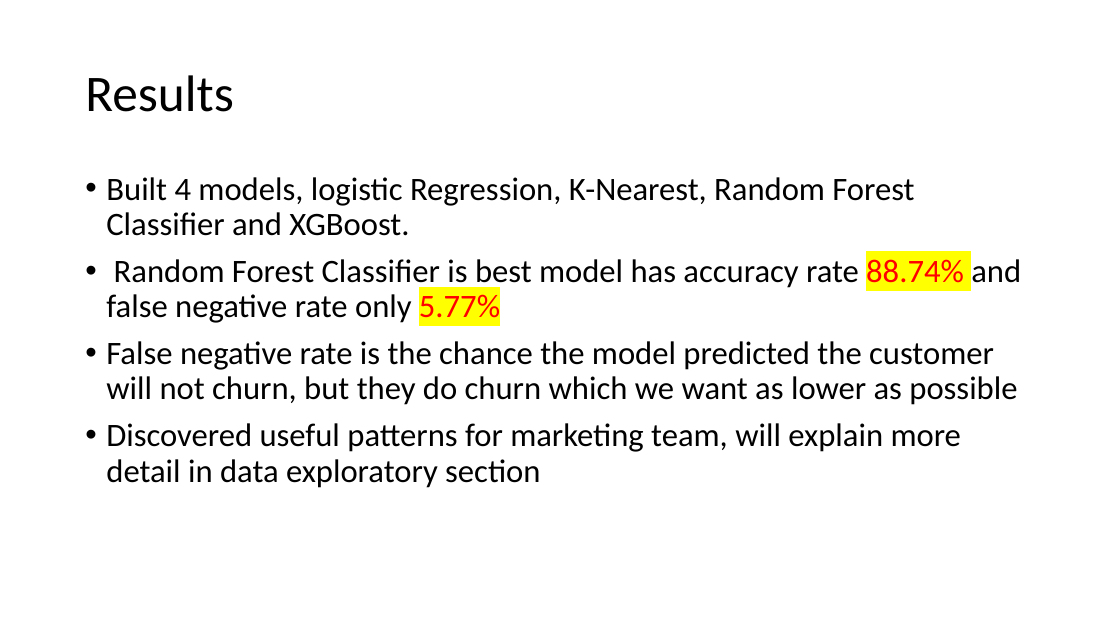
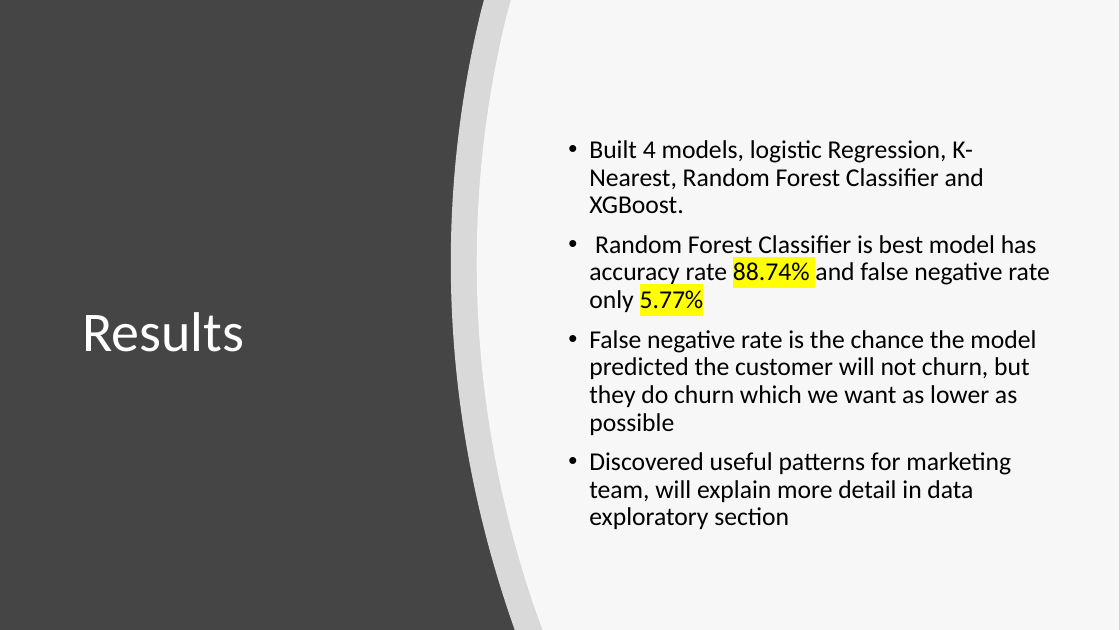
Before and after one commit to jinshuochen/Spring-Board-Capstone-Three, a slide deck: slide 4 of Customer Churn/reports/Customer Churn Final Presentation.pptx. Drawn at 1120x630 pixels with LibreOffice and Linux fonts; fonts in the diff are those of the drawing. Boxes give left, top, right and bottom in pixels: in the first picture for what was removed or moved away, otherwise in the second. Text is boxed around its words. In the diff, an @@ line names an element or a change of style, - is before the commit and + after.

Commit message:
Updated Final Presentation
Changed the background

```diff
--- a/Customer Churn/reports/Customer Churn Final Presentation.pptx
+++ b/Customer Churn/reports/Customer Churn Final Presentation.pptx
@@ background #000000 to #454545 @@
@@ freeform shape added at box(451, 0, 1120, 630), fill #FFFFFF at 80% opacity @@
@@ freeform shape added at box(477, 0, 1120, 630), fill #FFFFFF at 80% opacity @@
@@ title "Results": place and size @@
-title "Results" at box(85, 75, 234, 112)
+title "Results" at box(82, 312, 244, 352)
@@ title "Results" at box(82, 312, 244, 352): size 44 to 48 pt @@
@@ text "Built 4 models, logistic Regression, ...": place and size @@
-text "Built 4 models, logistic Regression, ..." at box(106, 177, 1021, 488)
+text "Built 4 models, logistic Regression, ..." at box(589, 140, 1049, 529)
@@ text "Built 4 models, logistic Regression, ..." at box(589, 140, 1049, 529): size 28 to 22 pt, text colour #FFFFFF to #000000; text colour #FF0000 to #000000 in "88.74% 5.77%"; vertical alignment top to middle @@
```
Also in this commit, not shown: 17 other slides changed, 1 slide removed.
